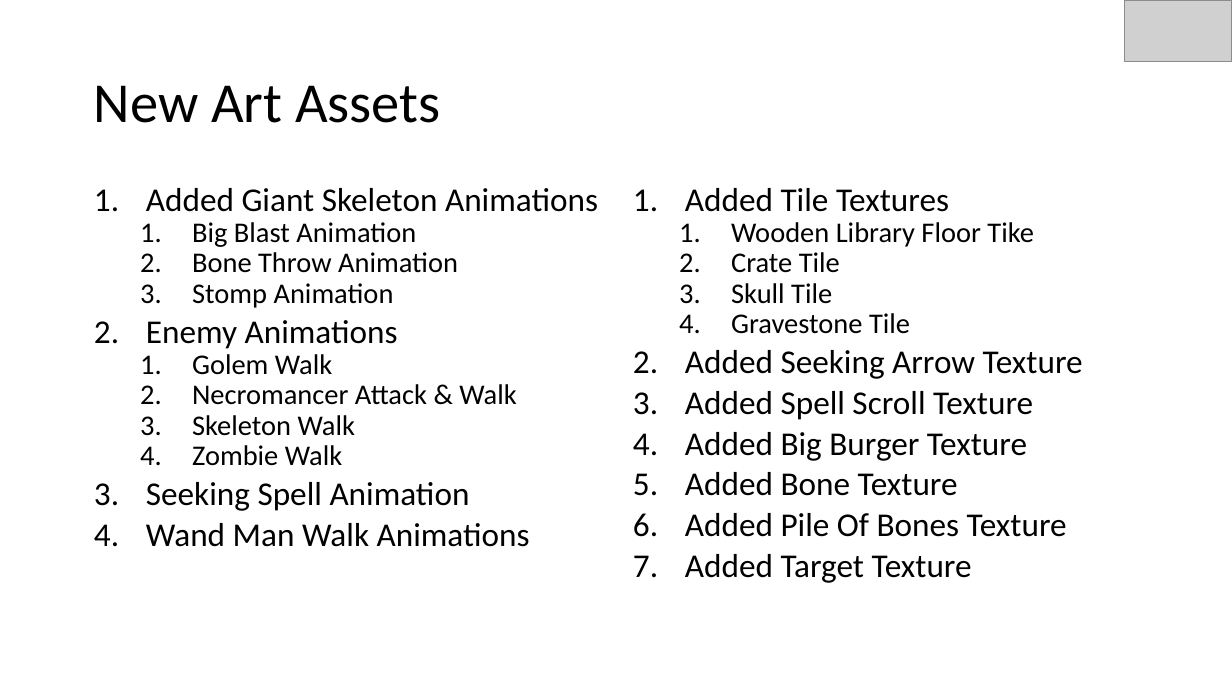
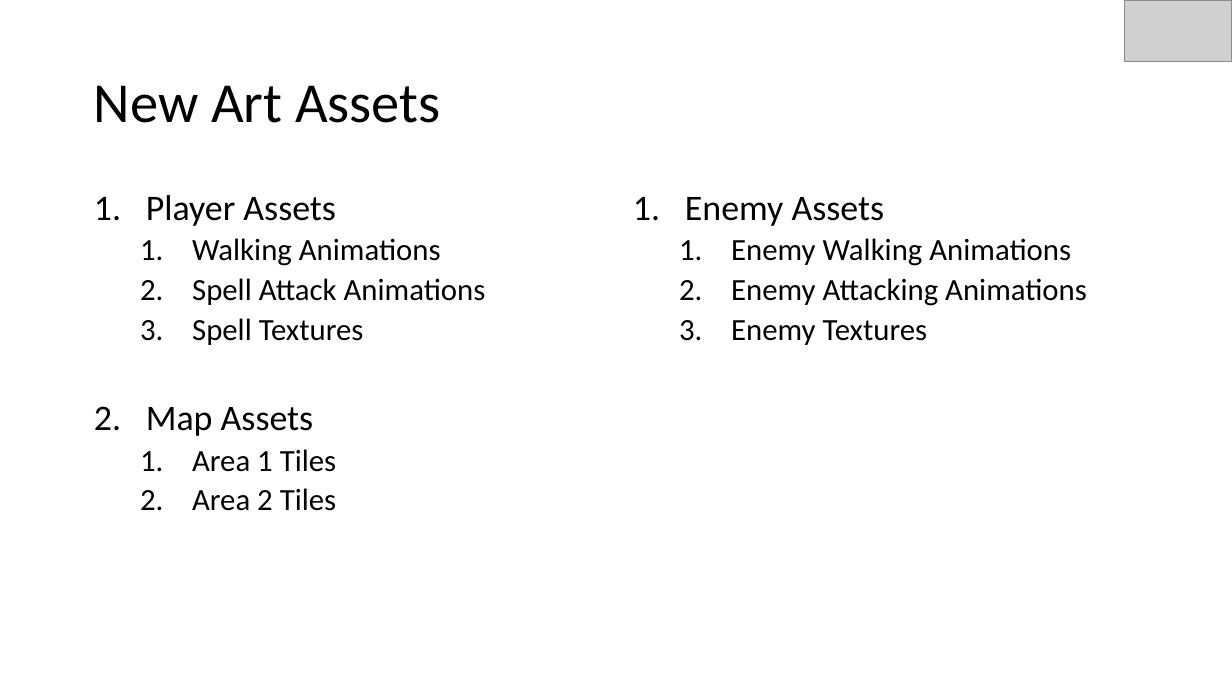
Before and after one commit to EliAnonymouse17/GDAfinal, a slide deck: slide 6 of Documentation/PresentationAlpha.pptx. Drawn at 1232x693 pixels with LibreOffice and Linux fonts; fonts in the diff are those of the drawing; grey boxes stand for pictures. Boxes give left, top, right and bottom in pixels: in the first picture for what was removed or moved away, otherwise in the second. Text is boxed around its words. In the diff, an @@ line names an element or a change of style, - is before the commit and + after.

```diff
--- a/Documentation/PresentationAlpha.pptx
+++ b/Documentation/PresentationAlpha.pptx
@@ text at [146, 195, 486, 511]: text changed; size 22.2 to 24 pt @@
-1. Added Giant Skeleton Animations
-  1. Big Blast Animation
-  2. Bone Throw Animation
-  3. Stomp Animation
-2. Enemy Animations
-  1. Golem Walk
-  2. Necromancer Attack & Walk
-  3. Skeleton Walk
-  4. Zombie Walk
-3. Seeking Spell Animation
-4. Wand Man Walk Animations
+1. Player Assets
+  1. Walking Animations
+  2. Spell Attack Animations
+  3. Spell Textures
+2. Map Assets
+  1. Area 1 Tiles
+  2. Area 2 Tiles
@@ text at [685, 197, 1087, 345]: text changed; size 25.9 to 24 pt @@
-1. Added Tile Textures
-  1. Wooden Library Floor Tike
-  2. Crate Tile
-  3. Skull Tile
-  4. Gravestone Tile
-2. Added Seeking Arrow Texture
-3. Added Spell Scroll Texture
-4. Added Big Burger Texture
-5. Added Bone Texture
-6. Added Pile Of Bones Texture
-7. Added Target Texture
+1. Enemy Assets
+  1. Enemy Walking Animations
+  2. Enemy Attacking Animations
+  3. Enemy Textures
```
Also in this commit, not shown: 1 other slide changed.
